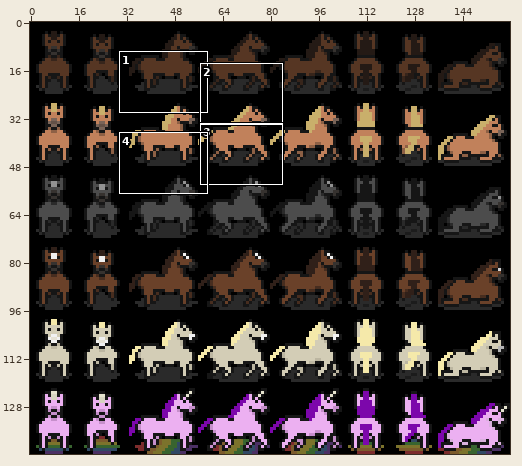
Two states of a sprite sheet, res/VISUAL_DATA/ACTORS/ANIMAL/horse_sheet.png. The first picture is a wide view before the edit; the outline marks the close-up.
Close-up. Before:
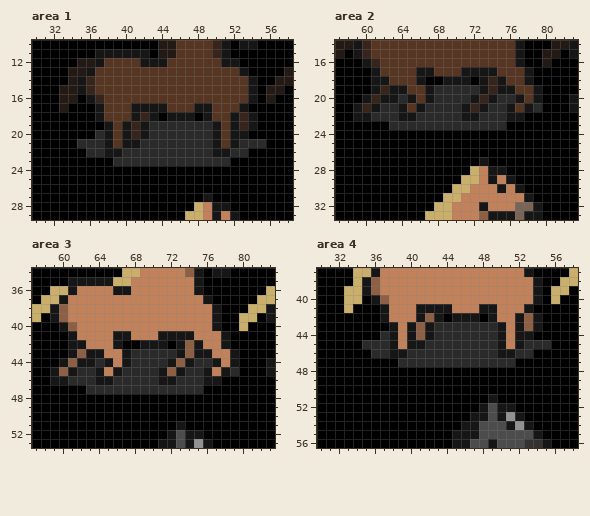
The file is 160x144 pixels. Colours within 5 levels of each other are drawn and written as one. Shown: area 1: x 30..58, y 10..29; area 2: x 57..83, y 14..33; area 3: x 57..83, y 34..53; area 4: x 30..58, y 37..56. The commit also changed other parts of the picture, which this record leaves out.
After:
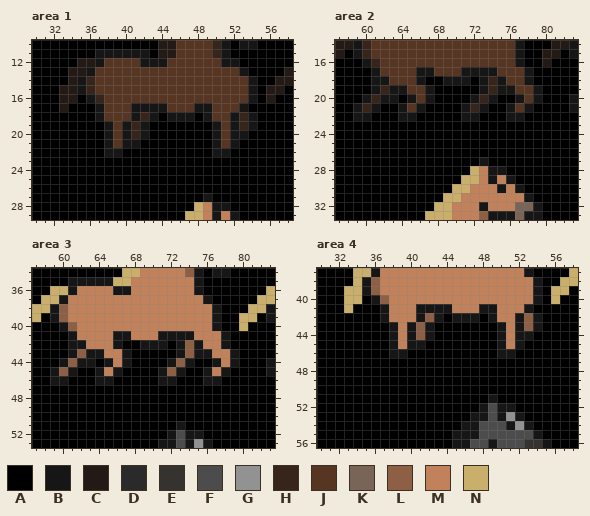
Palette (. is transparent): A #000000  B #161616  C #241a15  D #2a2a2a  E #36322f  F #4c4c4c  G #929292  H #37251b  J #563623  K #796458  L #8d6045  M #c1815b  N #c9af6b
The exact change:
Area 1:
The edit turns colour D into colour A in row 19 at x 43 to 49; in row 20 at x 37 and 43 to 49; in row 21 at x 35 to 37, 42 to 49 and 53 to 55; in row 22 at x 36 to 37, 40 to 49 and 52 to 53; in row 23 at x 39 to 51.
Area 2:
The edit turns colour D into colour A in row 19 at x 68 to 72; in row 20 at x 64, 68 to 71 and 75 to 76; in row 21 at x 62 to 63, 67 to 70, 74 to 75 and 79; in row 22 at x 61 to 63, 66 to 70 and 73 to 75; in row 23 at x 63 to 75.
Area 3:
The edit turns colour D into colour A in row 43 at x 68 to 72; in row 44 at x 64, 68 to 71 and 75 to 76; in row 45 at x 62 to 63, 67 to 70, 74 to 75 and 79; in row 46 at x 61 to 63, 66 to 70 and 73 to 75; in row 47 at x 63 to 75.
Area 4:
The edit turns colour D into colour A in row 43 at x 43 to 49; in row 44 at x 37 and 43 to 49; in row 45 at x 35 to 37, 42 to 49 and 53 to 55; in row 46 at x 36 to 37, 40 to 49 and 52 to 53; in row 47 at x 39 to 51.
Boxes around the changes in both close-ups, in picture pixels (x1, y1, x2, y2):
changed: (77, 121, 266, 166)
changed: (371, 85, 542, 130)
changed: (68, 349, 239, 394)
changed: (362, 322, 551, 367)
